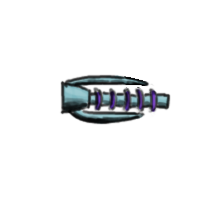
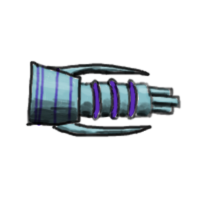
The second w=200, h=200 image is a revision of the first. Changes to its layers:
added layer "volleygun lines" above "volleygun shadow" over (x1=25, y1=60, x2=182, y2=138)
added layer "volleygun shadow" above "volleygun light" over (x1=27, y1=65, x2=181, y2=137)
added layer "volleygun light" (soft light) above "volleygun color" over (x1=30, y1=63, x2=181, y2=134)
added layer "volleygun color" above "railgun lines" over (x1=28, y1=63, x2=181, y2=135)
hid "railgun lines" over (x1=59, y1=74, x2=171, y2=125)
hid "railgun shadow" over (x1=61, y1=76, x2=170, y2=124)
hid "railgun light" over (x1=62, y1=75, x2=169, y2=119)
hid "railgun color" over (x1=61, y1=75, x2=169, y2=125)
